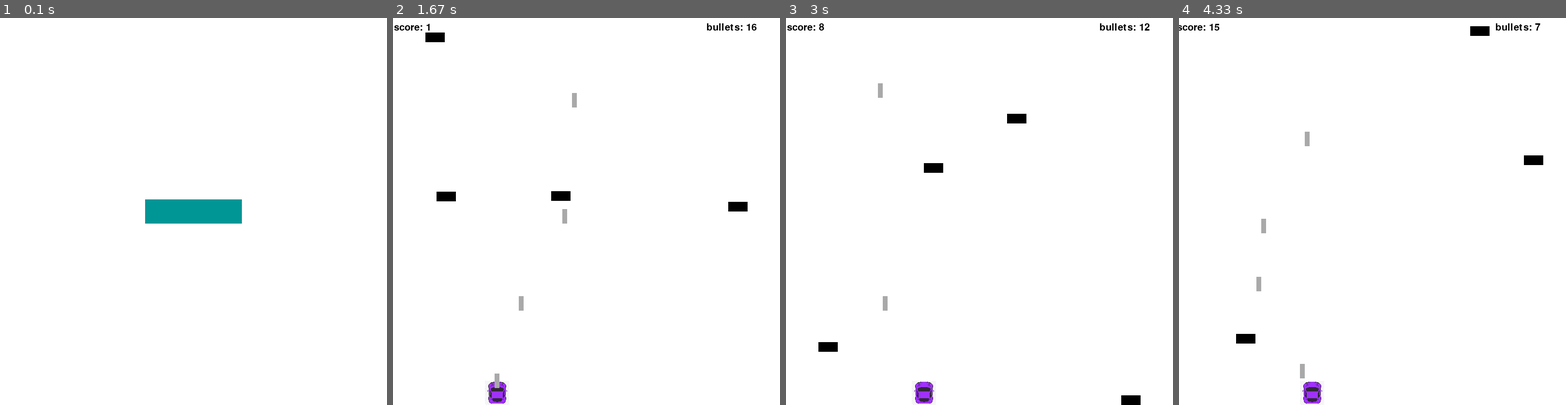
Above: before the commit, frames 1-4 (left to right).
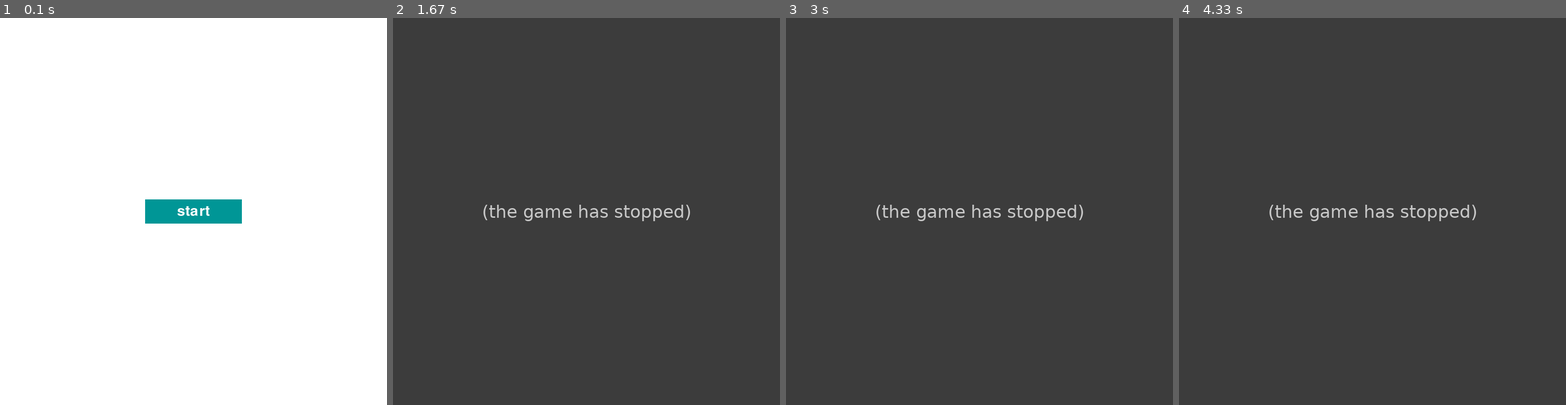
Above: after the commit, the same moments.

Repository: renllan/my_game
Game: pygame game, started from pygame intro/Start_Screen.py
Same seed, same stepped clock (60 frames per second), same inputs: the game is played once before the commit and once after it.
Inputs (mouse positions are in pixels of both pictures, inside the frame that each line leads up to):
- Up to frame 1 (0.1 s): no input
- Up to frame 2 (1.67 s): click (586, 211) at 0.38 s; tap Space at 0.67, 1.07, 1.37, 1.63 s; hold Left 1-1.53 s; hold Down from 1.57 s (still down)
- Up to frame 3 (3 s): release Down at 1.87 s; hold Left 1.9-2.3 s; tap Space at 1.97, 2.27, 2.4, 2.7 s; hold Right 2.33-2.97 s
- Up to frame 4 (4.33 s): hold Down 3-3.37 s; tap Space at 3.07, 3.47, 3.77, 3.97, 4.27 s; hold Left 3.4-3.87 s; hold Right from 3.9 s (still down)

The runs differ from the first frame. In frame 1, 0.1% of the frame differs, in the area x 45-55%, y 48-52%; in frame 2, 100%, in the area x 0-100%, y 0-100%; in frame 3, 100%; in frame 4, 100%.
After the commit the program exited at 0.38 s; later frames show no game.

Commit message:
added game manager

Diff:
--- a/pygame intro/End_Screen.py
+++ b/pygame intro/End_Screen.py
@@ -2,3 +2,55 @@
 # update the screen
 # close game if the user choose quit
 # change gamesate to gamescreen if user choose restart
+import pygame
+import util
+from constant import constant
+from scoreboard import scoreboard
+from Start_Screen import game
+class End_screen:
+
+    def __init__(self):
+        pygame.init()
+#         display
+#   button
+        self.game_display = pygame.display.set_mode((800, 800))
+        self.restart_button = pygame.Rect(200,600,200,50)
+        self.restart_button.midtop = (200,600)
+
+        self.quit_button = pygame.Rect(600,600,200,50)
+        self.quit_button.midtop = (600,600)
+        self.game = game()
+
+
+
+    def end_loop(self):
+        this_screen = True
+        self.game_display.fill((255,255,255))
+        pygame.draw.rect(self.game_display,(0,150,150),self.restart_button)
+        pygame.draw.rect(self.game_display, (150, 0, 30), self.quit_button)
+        util.message_display(str = 'you crashed', center = (self.game.display_width / 2, self.game.display_height / 2), font_size=115, color=self.game.black, gameDisplay = self.game_display )
+
+        util.message_display(str = 'score: {}'.format(self.game.score.score), center = (self.game.display_width / 2,
+                             self.game.display_height / 2 + 100), font_size= 115, color=self.game.black, gameDisplay = self.game_display)
+        util.message_display(str = "restart", center = self.restart_button.center,font_size=30,color = (255,255,255),gameDisplay=self.game_display)
+        util.message_display(str="quit", center=self.quit_button.center, font_size=30, color=(255, 255, 255),
+                             gameDisplay=self.game_display)
+        while this_screen:
+            for event in pygame.event.get():
+                if event.type == pygame.QUIT:
+                    this_screen = False
+                    constant.game_score = 4
+                if event.type == pygame.MOUSEBUTTONDOWN:
+                    if self.restart_button.collidepoint(pygame.mouse.get_pos()):
+                        constant.game_score = 2
+                        this_screen = False
+
+                    if self.quit_button.collidepoint(pygame.mouse.get_pos()):
+                        constant.game_score = 4
+                        this_screen = False
+            if this_screen == True:
+                pygame.display.update()
+
+if __name__ == '__main__':
+    game = End_screen()
+    game.end_loop()
--- a/pygame intro/Enemy.py
+++ b/pygame intro/Enemy.py
@@ -5,7 +5,7 @@
     def __init__(self,game):
         super(Enemy, self).__init__()
         self.game = game
-        self.surf = pygame.Surface((40, 20))
+        self.surf = pygame.Surface((random.randint(40,100), random.randint(20,50)))
         self.surf.fill(game.black)
         self.rect = self.surf.get_rect(
             center=(
--- a/pygame intro/Game_Screen.py
+++ b/pygame intro/Game_Screen.py
@@ -20,7 +20,7 @@
         self.black = (0, 0, 0)
         self.white = (255, 255, 255)
         self.dark_grey = (169, 169, 169)
-        self.car_width = 50
+        self.car_width = 100
 
         self.carImg = pygame.image.load('racecar.png')
         self.carImg = pygame.transform.rotate(self.carImg, 90)
@@ -42,13 +42,14 @@
         self.score = scoreboard(self)
         self.num_bullets = 20
 
-     def text_object(self,text, font):
-        textSurface = font.render(text,True, self.black)
+     def text_object(self,text, font,color):
+        textSurface = font.render(text,True, color)
         return textSurface, textSurface.get_rect()
 
-     def message_display(self,str,x,y,font_size):
+     def message_display(self,str,x,y,font_size,color):
+        pygame.font.init()
         largeText = pygame.font.Font('freesansbold.ttf',font_size)
-        TextSurf, TextRect = self.text_object(str, largeText)
+        TextSurf, TextRect = self.text_object(str, largeText,color)
         TextRect.center = (x,y)
         self.gameDisplay.blit(TextSurf, TextRect)
 
@@ -58,9 +59,9 @@
 
 
      def crash(self):
-        self.message_display('you crashed',self.display_width/2,self.display_height/2,115)
-
-        self.message_display('score: {}'.format(self.score.score),self.display_width/2,self.display_height/2+100,115)
+        self.message_display('you crashed',self.display_width/2,self.display_height/2,115,self.black)
+        #
+        # self.message_display('score: {}'.format(self.score.score),self.display_width/2,self.display_height/2+100,115,self.black)
         for i in self.enemies:
             self.enemies.remove(i)
             i.kill()
@@ -70,7 +71,7 @@
         self.score.score= 0
         self.num_bullets = 20
         self.all_sprites.add(self.player)
-
+        self.player.rect = self.player.surf.get_rect(center=self.player.surf_center)
         pygame.display.flip()
         time.sleep(1)
 
@@ -97,28 +98,15 @@
              self.num_bullets -= 1
 
      def display_numbullets(self):
-         self.message_display("bullets: {}".format(self.num_bullets), self.display_width-100, 20, 20)
+         self.message_display("bullets: {}".format(self.num_bullets), self.display_width-100, 20, 20,self.black)
      def get_player(self):
          return self.player
 
 
 
      def gameloop(self):
-        # i = 1
-        # numblock = 1
-        # x =  (0.5* display_width-150)
-        # y = (display_height-car_width)
-        # thing_startx = random.randrange(0, display_width)
-        #
-        # thing_starty = -800
-        #
-        # thing_speed = 13
-        # thing_width = block_width
-        # thing_height = 100
-        #
-        # x_change = 0
-        # y_change = 0
-
+
+        pygame.init()
 
         numbullet = 4
         gameExit = False
@@ -146,10 +134,12 @@
             for event in pygame.event.get():
                 if event.type == pygame.QUIT:
                     gameExit = True
+                    constant.game_score = 4
 
                 if event.type == pygame.KEYDOWN:
                     if event.key == pygame.K_ESCAPE:
                         gameExit = True
+                        constant.game_score = 4
                     if event.key == pygame.K_SPACE:
                          self.fire_bullet()
                 elif event.type == ADDENEMY:
@@ -186,48 +176,21 @@
                 b.update()
             #
             if pygame.sprite.spritecollideany(self.player,self.enemies):
+                 # Update gamestate variable
                  self.player.kill()
                  self.crash()
-
-                 pygame.quit()
-                 # gameExit = True
+                 constant.game_score = 3
+
+
+
+                 gameExit = True
+
 
             collision = pygame.sprite.groupcollide(self.bullets,self.enemies,True,True)
             if collision != {}:
                 self.score.update_score(2)
 
-            # if x > display_width - car_width or x < 0:
-            #         gameExit = True
-            #
-            # x = x+x_change
-            #
-            #
-            #
-            #
-            #
-            #
-            #
-            #
-            # if thing_starty >  display_height:
-            #
-            #     thing_starty = 0 - thing_height
-            #     thing_startx = random.randrange(0, display_width - thing_width)
-            #     pygame.display.update(thing(thing_startx, thing_starty, thing_width, thing_height, (black),numblock))
-            #
-            #
-            #         # thing_starty += thing_speed
-            #     thing_speed = thing_speed * 1.05
-            #     car_speed = car_speed * 1.05
-            #
-            #
-            # numblock +=1
-            #
-            #
-            # if y < thing_starty + thing_height:
-            #     if x > thing_startx and x < thing_startx + thing_width or x+car_width > thing_startx and x + car_width < thing_startx+thing_width:
-            #         crash()
-
-            # self.message_display("bullets: {}".format(numbullet),0,50,50)
+
             self.score.display_score()
             self.display_numbullets()
             pygame.display.flip()
--- a/pygame intro/Start_Screen.py
+++ b/pygame intro/Start_Screen.py
@@ -4,6 +4,8 @@
 #   update the gamestate  variable
 from Game_Screen import game
 import pygame
+from constant import constant
+import util
 from constant import constant
 class Start_screen:
     def __init__(self):
@@ -12,23 +14,28 @@
         self.game_display = pygame.display.set_mode((800, 800))
         self.start_button = pygame.Rect(400,400,200,50)
         self.start_button.midtop = (400,375)
-        self.constant = constant
         self.game = game()
 
+
+
+
     def start_loop(self):
-        this_screen = True
-        self.game_display.fill((255,255,255))
-        pygame.draw.rect(self.game_display,(0,150,150),self.start_button)
-        while this_screen:
-            for event in pygame.event.get():
-                if event.type == pygame.QUIT:
-                    this_screen = False
-                    pygame.quit()
-                if event.type == pygame.MOUSEBUTTONDOWN:
-                    self.start_button.collidepoint(pygame.mouse.get_pos())
-                    self.game.gameloop()
-                    pygame.quit()
-            pygame.display.update()
+            this_screen = True
+            self.game_display.fill((255,255,255))
+            pygame.draw.rect(self.game_display,(0,150,150),self.start_button)
+            util.message_display(str = "start", center = self.start_button.center,font_size=30,color = (255,255,255),gameDisplay=self.game_display)
+            while this_screen:
+                for event in pygame.event.get():
+                    if event.type == pygame.QUIT:
+                        this_screen = False
+                        pygame.quit()
+                    if event.type == pygame.MOUSEBUTTONDOWN:
+                        if self.start_button.collidepoint(pygame.mouse.get_pos()):
+                            constant.game_score = 2
+                            this_screen = False
+
+                if this_screen == True:
+                    pygame.display.update()
 
 if __name__ == '__main__':
     game = Start_screen()
--- a/pygame intro/constant.py
+++ b/pygame intro/constant.py
@@ -1,4 +1,6 @@
 class constant:
+    game_score = 1
+    print(game_score)
     def __init__(self):
         self.black = (0, 0, 0)
         self.white = (255, 255, 255)
--- a/pygame intro/game_manger.py
+++ b/pygame intro/game_manger.py
@@ -1,3 +1,29 @@
-from Game_Screen import  Game_Screen
-from Start_Screen import Start_Screen
-from End_Screen import End_Screen
+from Game_Screen import  game
+from Start_Screen import Start_screen
+from End_Screen import End_screen
+from constant import constant
+import pygame
+class game_manager:
+    def __init__(self):
+        self.start_screen = Start_screen()
+        self.game_screen = game()
+        self.end_screen = End_screen()
+        self.cons = constant()
+
+
+    def manage(self):
+        while True:
+            print(constant.game_score)
+            if constant.game_score == 1:
+                self.start_screen.start_loop()
+            if constant.game_score == 2:
+                self.game_screen.gameloop()
+            if constant.game_score == 3:
+                self.end_screen.end_loop()
+            if constant.game_score == 4:
+                pygame.quit()
+                break
+
+if __name__ == '__main__':
+    game = game_manager()
+    game.manage()
--- a/pygame intro/player.py
+++ b/pygame intro/player.py
@@ -15,7 +15,7 @@
         super(Player,self).__init__()
         self.screen = game.gameDisplay
         self.surf = pygame.image.load('racecar.png').convert()
-        self.car_width = 50
+        self.car_width = 100
         self.surf = pygame.transform.scale(self.surf, (self.car_width, self.car_width))
         self.surf = pygame.transform.rotate(self.surf, 90)
         self.surf.set_colorkey((255, 255, 255), pygame.RLEACCEL)
--- a/pygame intro/scoreboard.py
+++ b/pygame intro/scoreboard.py
@@ -1,5 +1,7 @@
+import pygame
 class scoreboard:
     def __init__(self,game):
+        pygame.init()
         self.game = game
         self.score = 0
 
@@ -8,4 +10,4 @@
 
 
     def display_score(self):
-        self.game.message_display("score: {}".format(self.score),40,20,20)
+        self.game.message_display("score: {}".format(self.score),40,20,20,self.game.black)
--- a/pygame intro/util.py
+++ b/pygame intro/util.py
@@ -0,0 +1,20 @@
+import pygame
+
+
+def text_object(text, font, color):
+    textSurface = font.render(text, True, color)
+    return textSurface, textSurface.get_rect()
+
+
+def message_display(str, x, y, font_size, color,gameDisplay):
+    largeText = pygame.font.Font('freesansbold.ttf', font_size)
+    TextSurf, TextRect = text_object(str, largeText, color)
+    TextRect.center = (x, y)
+    gameDisplay.blit(TextSurf, TextRect)
+
+    pygame.display.update()
+def message_display(str, center, font_size, color,gameDisplay):
+    largeText = pygame.font.Font('freesansbold.ttf', font_size)
+    TextSurf, TextRect = text_object(str, largeText, color)
+    TextRect.center = center
+    gameDisplay.blit(TextSurf, TextRect)
